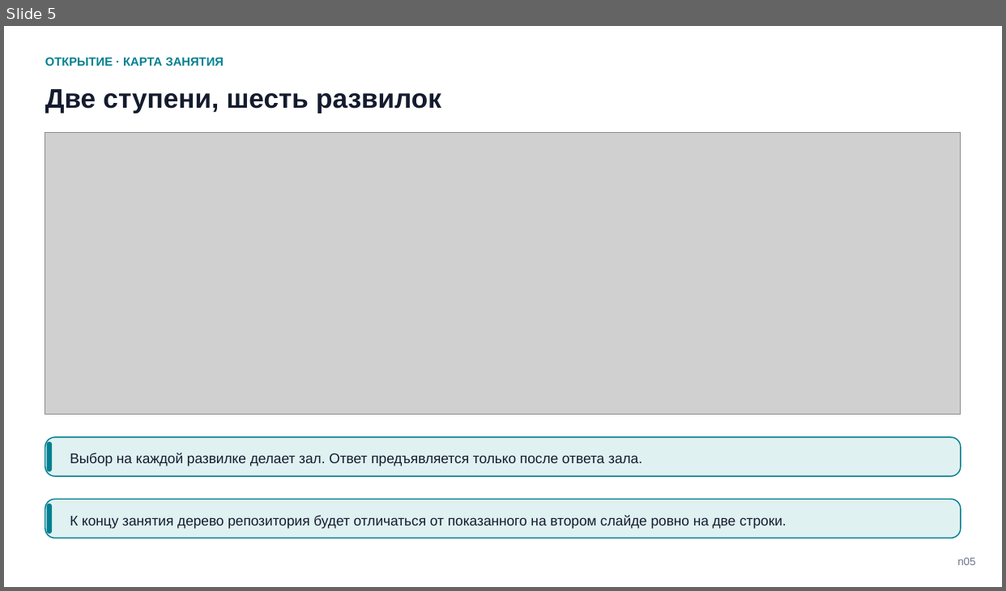
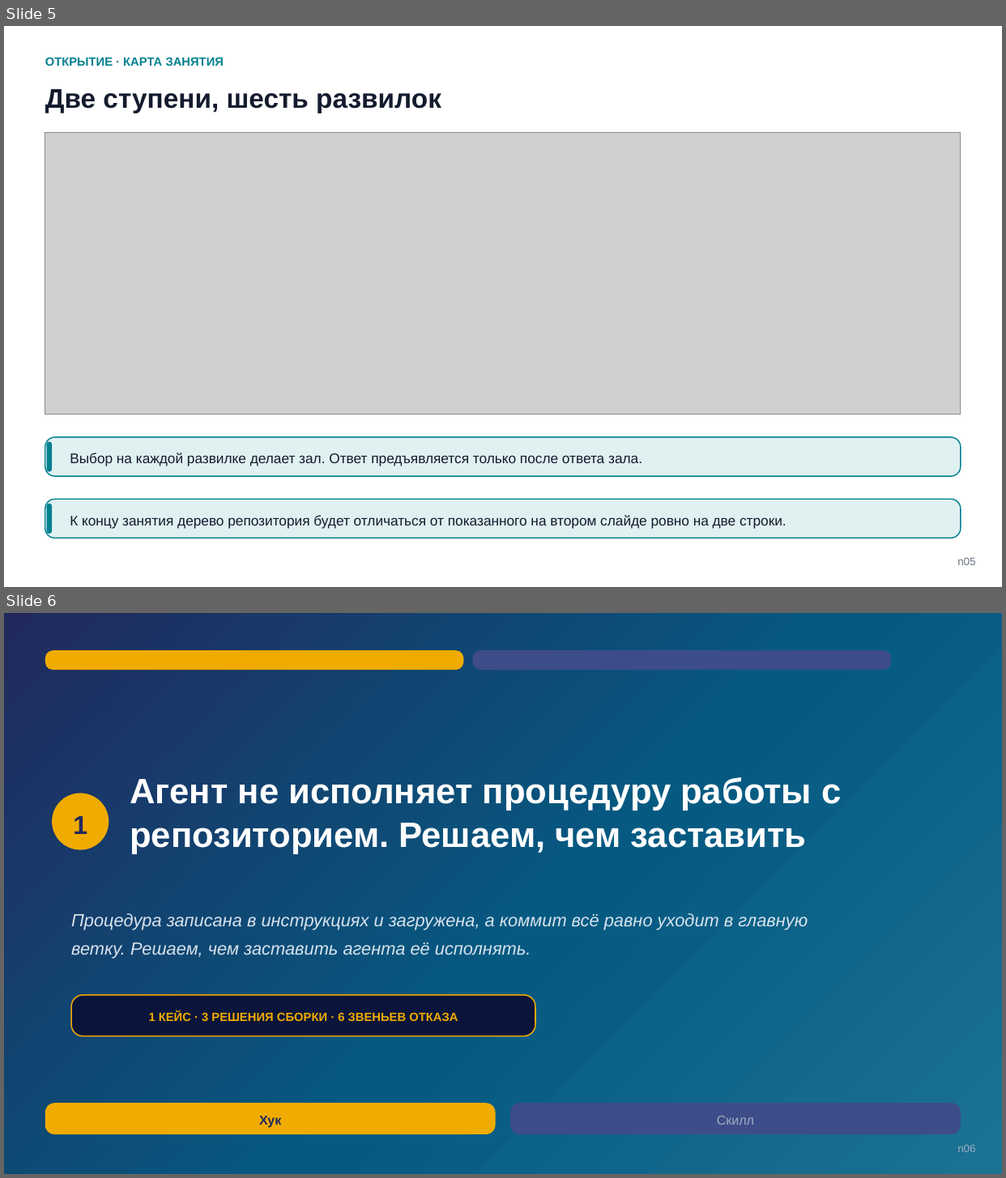
Before and after one commit to tellina-study/AI-usage-lessons, a slide deck: library/seminars/sem-05/rendered/sem-05.pptx. Shown one above the other, each under a label of ours: slide 5 before the commit, slides 5 and 6 after it. The pictures are 1006x591 and 1006x1178 pixels, drawn with LibreOffice and Linux fonts; fonts in the diff are those of the drawing; grey boxes stand for pictures. Boxes give left, top, right and bottom in pixels: in the first picture for what was removed or moved away, otherwise in the second. Text is boxed around its words. In the diff, an @@ line names an element or a change of style, - is before the commit and + after.

Commit message:
Кейс 1 доехал целиком: разбор по единой форме без подсветки, проектирование на три решения, готовый файл блоками #211

```diff
--- a/library/seminars/sem-05/rendered/sem-05.pptx
+++ b/library/seminars/sem-05/rendered/sem-05.pptx
@@ slide 6 added at [4, 613, 1002, 1174], background #FFFFFF @@
@@ rectangle added at [4, 613, 1002, 1174], fill gradient #21295C to #065A82 to #1C7293 @@
@@ rounded rectangle added at [45, 650, 463, 670], fill #F0AB00 @@
@@ rounded rectangle added at [473, 650, 891, 670], fill #3E4C8A @@
@@ text added at [130, 777, 841, 854], 34 pt, text #FFFFFF, bold @@
+Агент не исполняет процедуру работы с репозиторием. Решаем, чем заставить
@@ ellipse added at [52, 794, 108, 850], fill #F0AB00 @@
@@ text added at [73, 816, 87, 834], 25 pt, text #21295C, bold @@
+1
@@ text added at [71, 914, 808, 959], 17 pt, text #D6E2EC, italic @@
+Процедура записана в инструкциях и загружена, а коммит всё равно уходит в главную ветку. Решаем, чем заставить агента её исполнять.
@@ rounded rectangle added at [71, 995, 535, 1037], fill #0B143A, outline #F0AB00 1.2 pt @@
@@ text added at [149, 1012, 458, 1021], 11.5 pt, text #F0AB00, bold @@
+1 КЕЙС · 3 РЕШЕНИЯ СБОРКИ · 6 ЗВЕНЬЕВ ОТКАЗА
@@ rounded rectangle added at [45, 1103, 495, 1135], fill #F0AB00 @@
@@ text added at [259, 1116, 281, 1128], 12.5 pt, text #21295C, bold @@
+Хук
@@ rounded rectangle added at [510, 1103, 960, 1135], fill #3E4C8A @@
@@ text added at [717, 1116, 754, 1125], 12.5 pt, text #9FAEC4 @@
+Скилл
@@ text added at [957, 1144, 975, 1152], 10.5 pt, text #9FAEC4 @@
+n06
```
Also in this commit, not shown: 3 slides changed, 3 other slides added, 4 slides removed, 10 other files.
